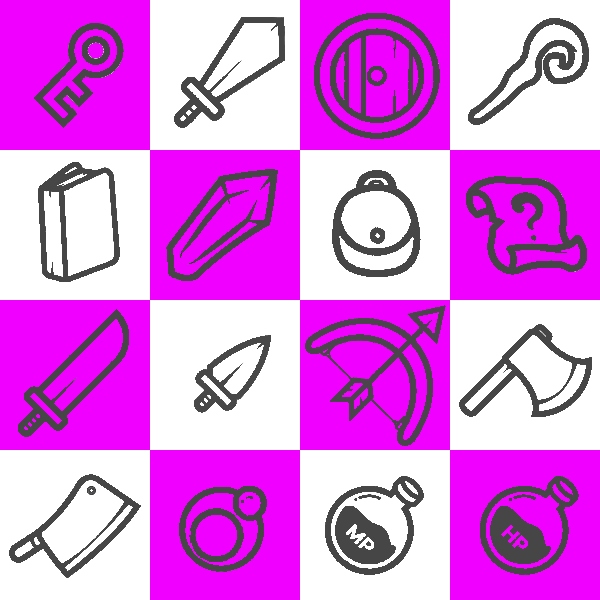
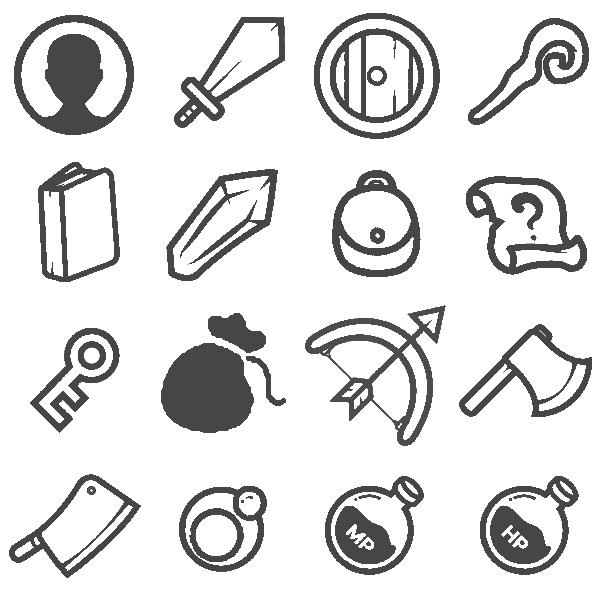
Before/after of a 600 x 600 layered artwork. What changed in the layer stack:
painted on "Calque Copié" over box(14, 15, 286, 437)
hid "Calque" over box(0, 0, 600, 600)
